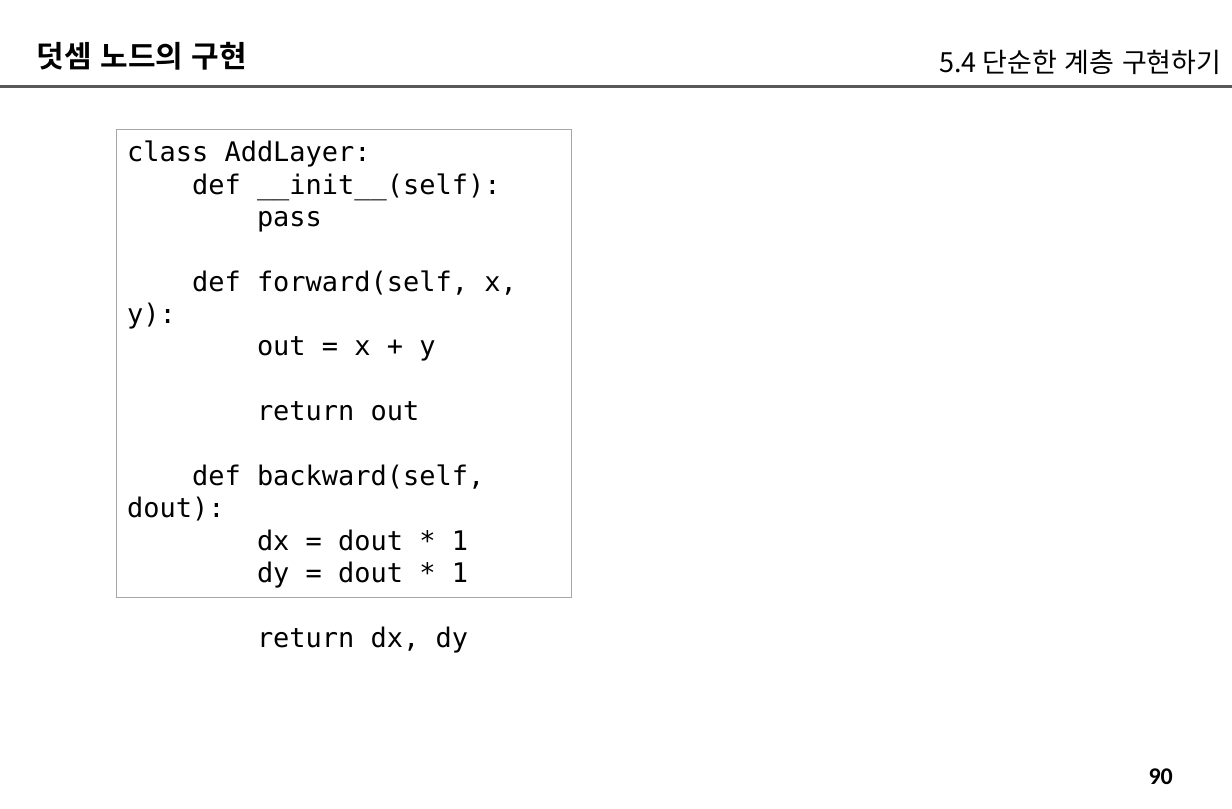
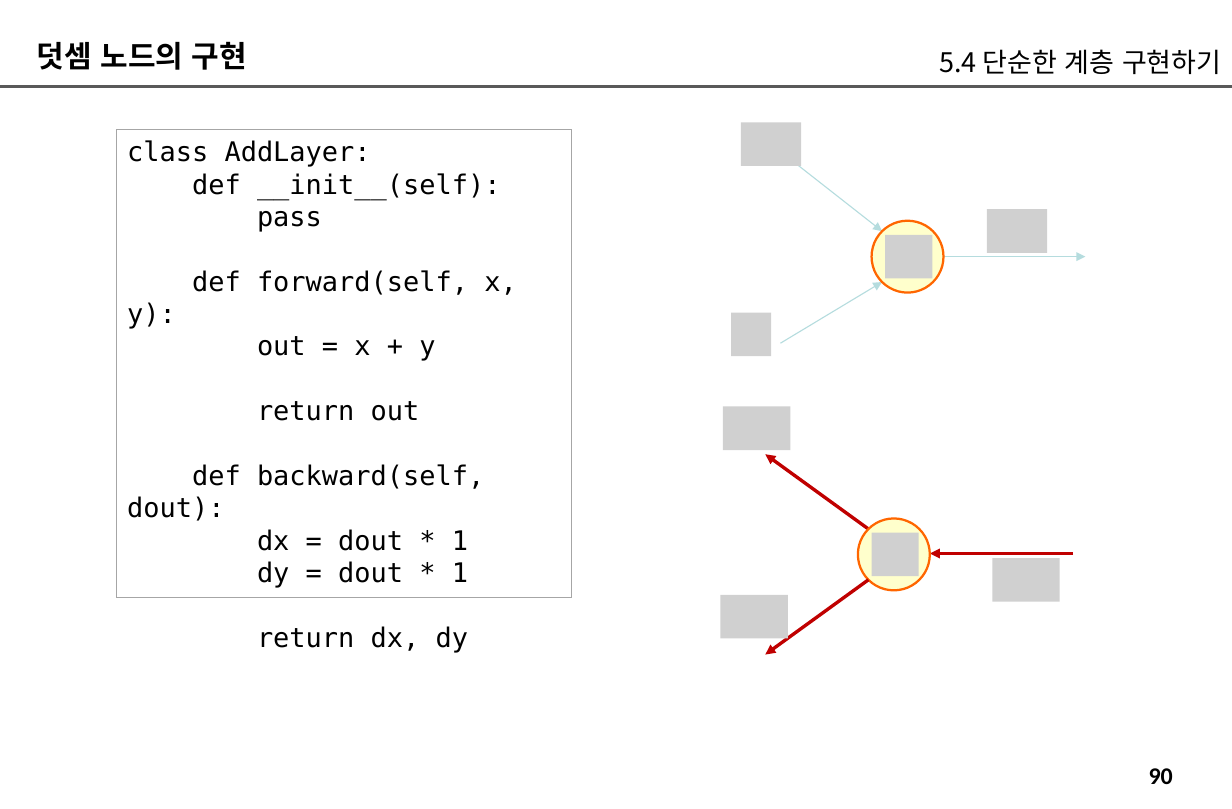
Before and after one commit to imguru-mooc/deep_learning_nlp, a slide deck: slide 90 of 인공지능_자연어처리_2_판서.pptx. Drawn at 1232x809 pixels with LibreOffice and Linux fonts; fonts in the diff are those of the drawing; grey boxes stand for pictures. Boxes give left, top, right and bottom in pixels: in the first picture for what was removed or moved away, otherwise in the second. Text is boxed around its words. In the diff, an @@ line names an element or a change of style, - is before the commit and + after.

```diff
--- a/인공지능_자연어처리_2_판서.pptx
+++ b/인공지능_자연어처리_2_판서.pptx
@@ picture added at (x1=741, y1=122, x2=802, y2=165) @@
@@ arrow added from (792, 161) to (882, 231), #B6DCDF 0.75 pt @@
@@ picture added at (x1=987, y1=209, x2=1048, y2=252) @@
@@ ellipse added at (x1=872, y1=221, x2=944, y2=293), fill #FFFFCC, outline #FF6600 1.5 pt @@
@@ picture added at (x1=885, y1=235, x2=932, y2=278) @@
@@ arrow added from (943, 257) to (1085, 257), #B6DCDF 0.75 pt @@
@@ arrow added from (780, 343) to (882, 282), #B6DCDF 0.75 pt @@
@@ picture added at (x1=731, y1=313, x2=771, y2=356) @@
@@ picture added at (x1=723, y1=407, x2=791, y2=450) @@
@@ arrow added from (868, 529) to (765, 454), #C00000 2.25 pt @@
@@ ellipse added at (x1=858, y1=519, x2=930, y2=591), fill #FFFFCC, outline #FF6600 1.5 pt @@
@@ picture added at (x1=872, y1=533, x2=919, y2=576) @@
@@ arrow added from (1073, 553) to (930, 553), #C00000 2.25 pt @@
@@ picture added at (x1=993, y1=558, x2=1060, y2=601) @@
@@ picture added at (x1=721, y1=596, x2=789, y2=639) @@
@@ arrow added from (868, 580) to (765, 655), #C00000 2.25 pt @@
```
Also in this commit, not shown: 19 other slides changed, 1 slide removed.
